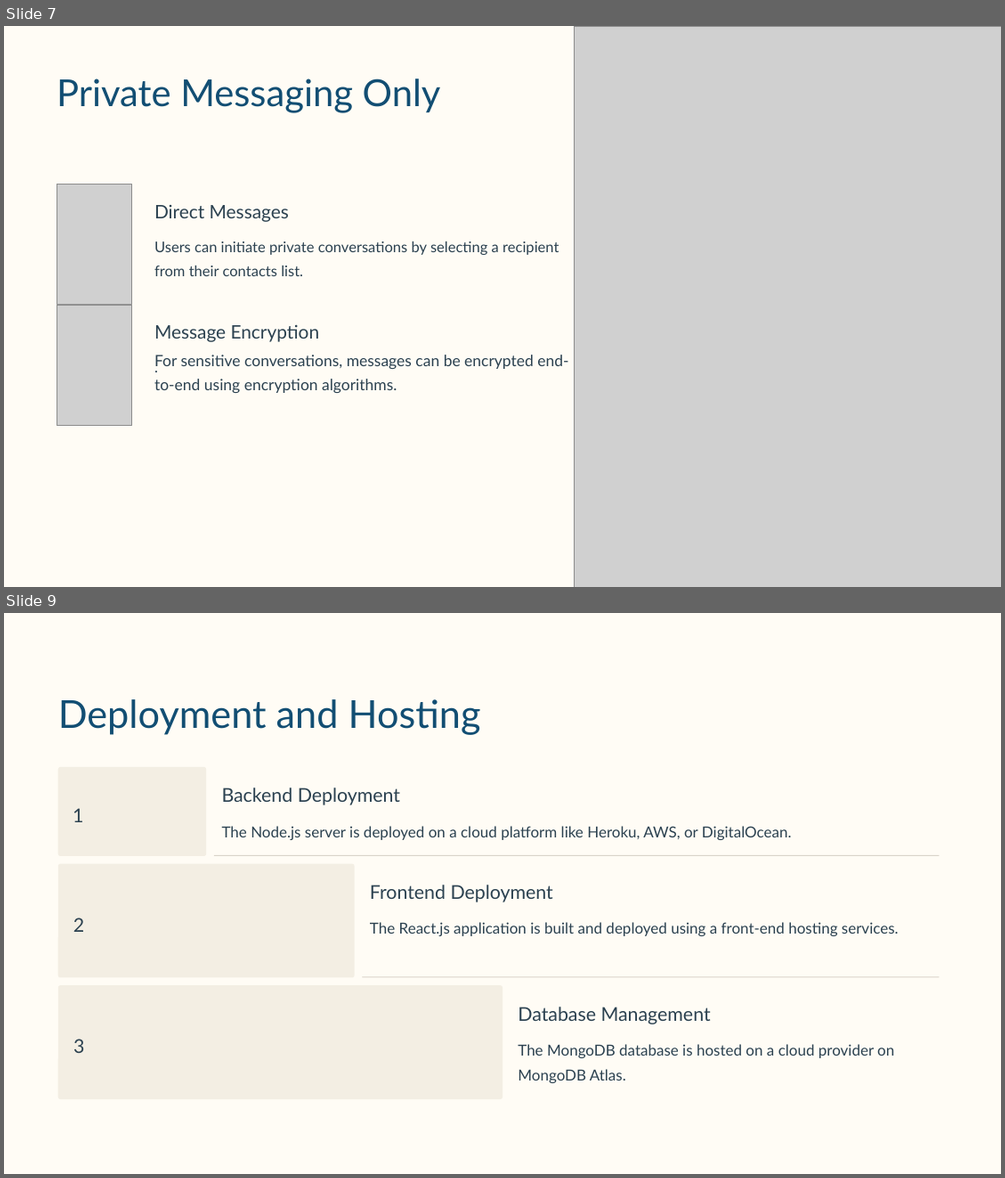
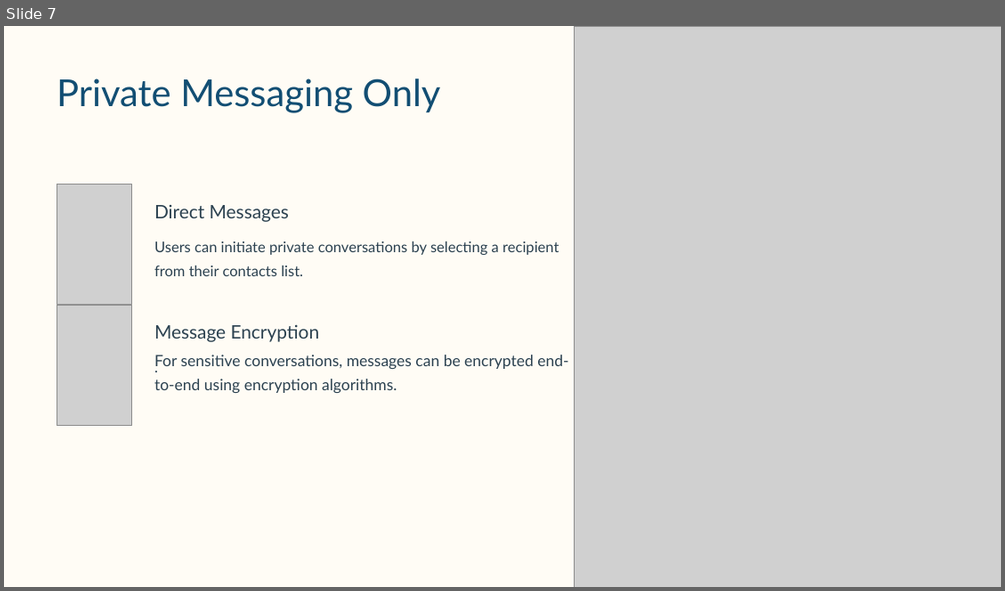
Before and after one commit to Hemant4556/ChatApp, a slide deck: HemantChatAppPresentation.pptx. Shown one above the other, each under a label of ours: slides 7 and 9 before the commit, slide 7 after it; the slides between them are not shown. The pictures are 1005x1178 and 1005x591 pixels, drawn with LibreOffice and Linux fonts; fonts in the diff are those of the drawing; grey boxes stand for pictures; background and template pictures are left out. Boxes give left, top, right and bottom in pixels: in the first picture for what was removed or moved away, otherwise in the second. Text is boxed around its words. In the diff, an @@ line names an element or a change of style, - is before the commit and + after.

```diff
--- a/HemantChatAppPresentation.pptx
+++ b/HemantChatAppPresentation.pptx
@@ slide 9 removed at bbox=[4, 613, 1001, 1174], background #FFFFFF; not listed: 1 template element that a slide beside it also shows @@
@@ text removed at bbox=[58, 699, 481, 735] @@
-Deployment and Hosting
@@ rounded rectangle removed at bbox=[58, 767, 207, 856] @@
@@ text removed at bbox=[222, 787, 400, 805] @@
-Backend Deployment
@@ text removed at bbox=[73, 808, 83, 822] @@
-1
@@ text removed at bbox=[222, 826, 792, 840] @@
-The Node.js server is deployed on a cloud platform like Heroku, AWS, or DigitalOcean.
@@ rounded rectangle removed at bbox=[58, 863, 354, 978] @@
@@ rounded rectangle removed at bbox=[214, 855, 939, 856] @@
@@ text removed at bbox=[370, 884, 553, 902] @@
-Frontend Deployment
@@ text removed at bbox=[73, 917, 84, 932] @@
-2
@@ text removed at bbox=[370, 922, 898, 936] @@
-The React.js application is built and deployed using a front-end hosting services.
@@ rounded rectangle removed at bbox=[58, 985, 502, 1099] @@
@@ rounded rectangle removed at bbox=[362, 976, 939, 978] @@
@@ text removed at bbox=[518, 1006, 711, 1024] @@
-Database Management
@@ text removed at bbox=[73, 1038, 84, 1053] @@
-3
@@ text removed at bbox=[518, 1044, 894, 1083] @@
-The MongoDB database is hosted on a cloud provider on MongoDB Atlas.
```
Also in this commit, not shown: 3 slides changed, 2 other slides removed, 1 other file.
